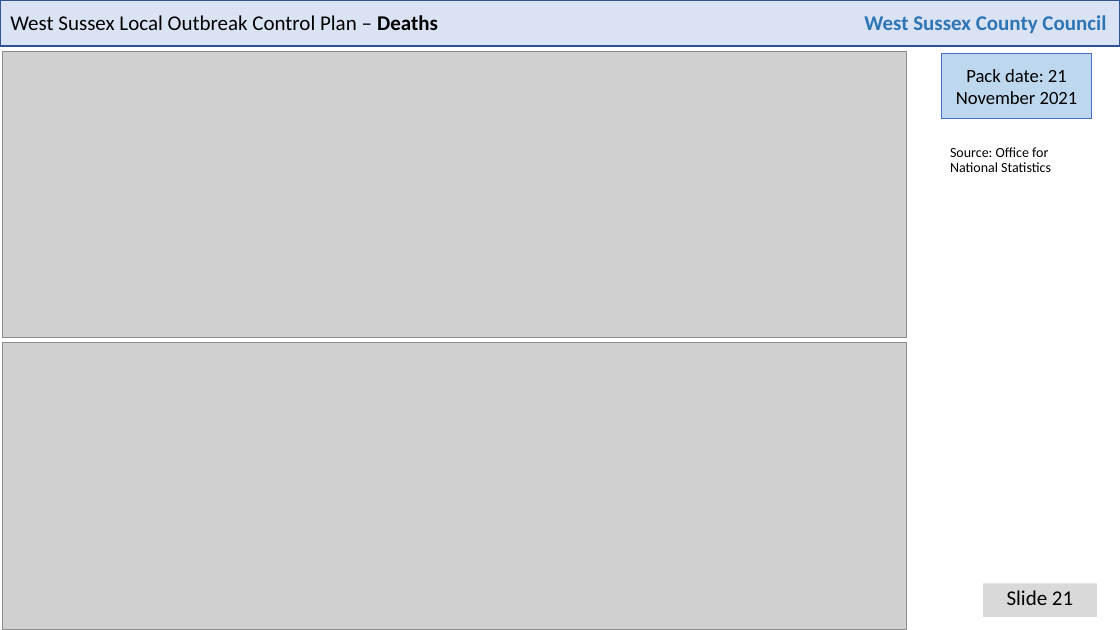
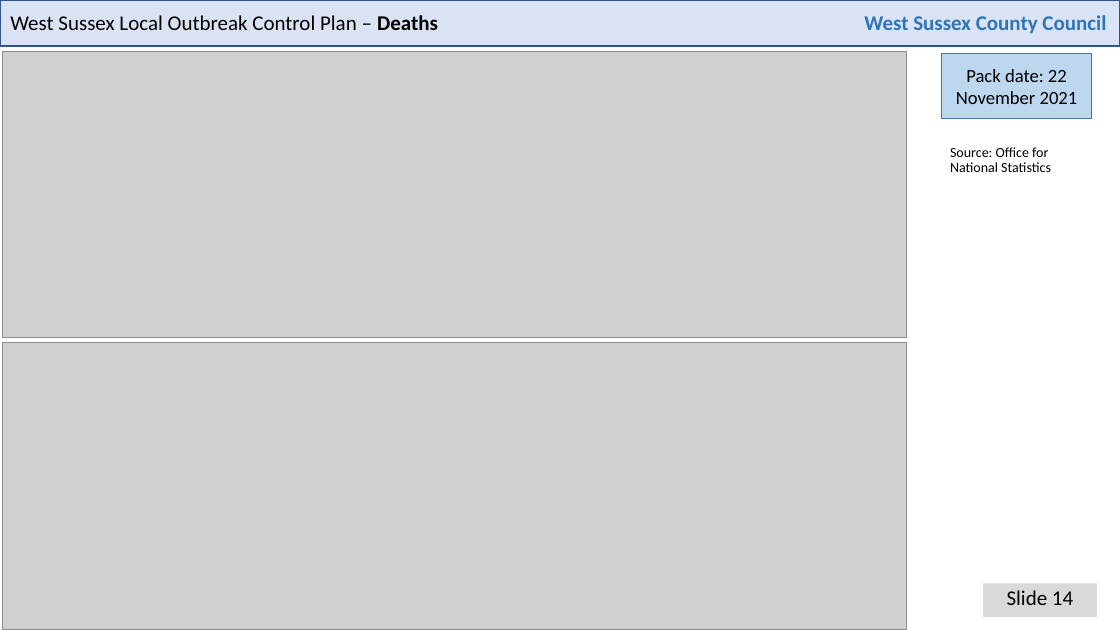
Before and after one commit to psychty/wsx_covid_datapack_public, a slide deck: slide 14 of Latest_West_Sussex_C19_slide_deck.pptx (slide 21 before the commit). Drawn at 1120x630 pixels with LibreOffice and Linux fonts; fonts in the diff are those of the drawing; grey boxes stand for pictures. Boxes give left, top, right and bottom in pixels: in the first picture for what was removed or moved away, otherwise in the second. Text is boxed around its words. In the diff, an @@ line names an element or a change of style, - is before the commit and + after.

```diff
--- a/Latest_West_Sussex_C19_slide_deck.pptx
+++ b/Latest_West_Sussex_C19_slide_deck.pptx
@@ text in rectangle at (x1=956, y1=69, x2=1078, y2=104): text changed @@
-Pack date: 21 November 2021
+Pack date: 22 November 2021
@@ text at (x1=1007, y1=590, x2=1073, y2=605): text changed @@
-Slide 21
+Slide 14
```
Also in this commit, not shown: 16 other slides changed, 5 slides removed, 37 other files.
